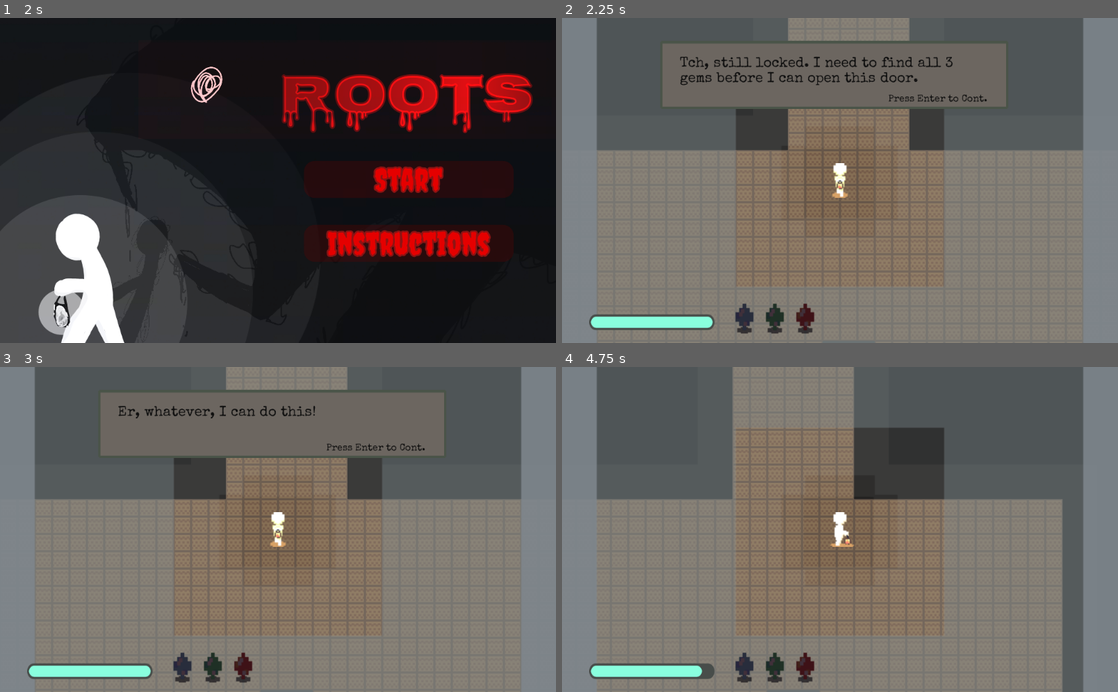
Above: before the commit, frames 1-4 (two rows, left to right).
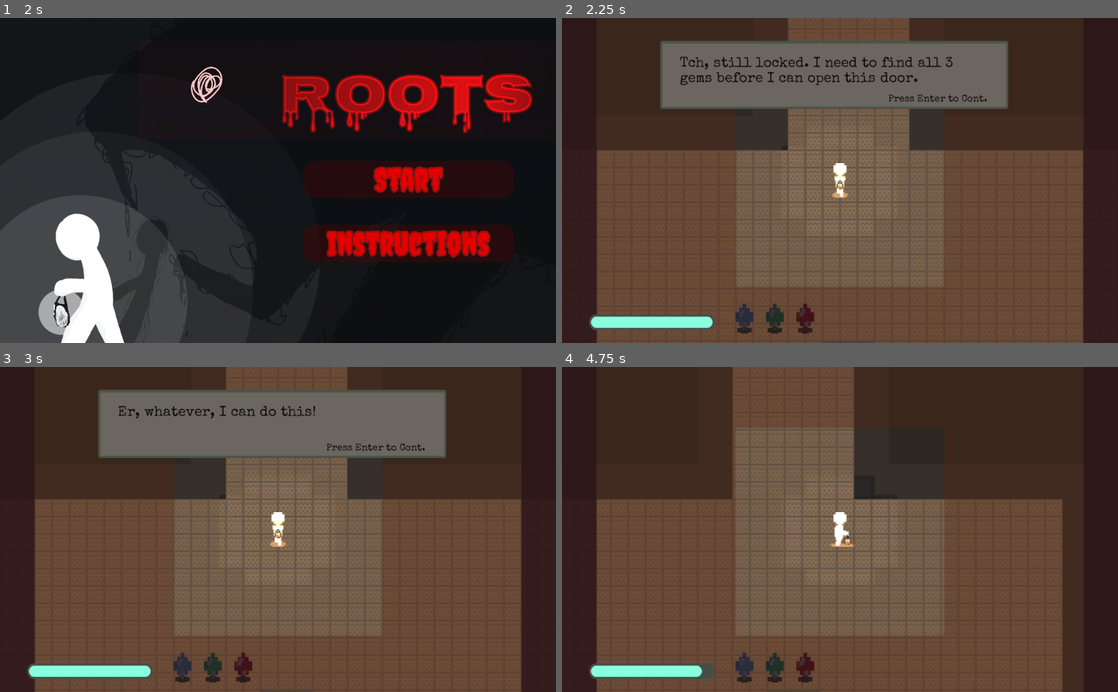
Above: after the commit, the same moments.

Repository: TheRealGecko/Roots
Game: Godot game, scene res://menu.tscn
The game is run twice, just before and just after one commit, with the same random seed, the same clock (stepped at 60 frames per second) and the same inputs. Before the commit the project has no main scene; this scene is started directly in both runs.
Inputs (mouse positions are in pixels of both pictures, inside the frame that each line leads up to):
- Up to frame 1 (2 s): click "Instructions" at 0.5 s; click "Menu" at 1.25 s
- Up to frame 2 (2.25 s): click "Start" at 2 s
- Up to frame 3 (3 s): tap Enter (enter) at 2.75, 2.85 s; move the mouse to (400, 513) at 2.77 s; hold Right (right_arrow) from 2.78 s (still down)
- Up to frame 4 (4.75 s): tap Enter (enter) at 3.5, 3.6, 4.25, 4.55 s; move the mouse to (728, 545) at 3.52 s; release Right (right_arrow) at 3.53 s; hold Down (down_arrow) 3.53-4.28 s; move the mouse to (895, 458) at 4.27 s; hold Right (right_arrow) from 4.28 s (still down); hold Shift (shift) from 4.28 s (still down)

Frame 1 is identical in both runs. In frame 2, 70% of the frame differs, in the area x 0-100%, y 0-100%; in frame 3, 70%; in frame 4, 81%.

Commit message:
final maybe

Diff:
--- a/Beaver.gd
+++ b/Beaver.gd
@@ -67,7 +67,7 @@
 		speed = 210
 		body.get_node("Thing/Coming").color = Color(0.23, 0.06, 0.06, 0.4)
 		body.get_node("Audio").pitch_scale = 0.7
-		body.get_node("Audio").volume_db = -6.5
+		body.get_node("Audio").volume_db = 0
 		body.get_node("Heart").playing = true
 
 
@@ -76,6 +76,6 @@
 	if body.name == "Player":
 		speed = 100
 		body.get_node("Thing/Coming").color = Color(0.23, 0.06, 0.06, 0)
-		body.get_node("Audio").pitch_scale = 0.83
-		body.get_node("Audio").volume_db = -1.5
+		body.get_node("Audio").pitch_scale = 3
+		body.get_node("Audio").volume_db = 1
 		body.get_node("Heart").playing = false
--- a/Game.tscn
+++ b/Game.tscn
@@ -14,6 +14,7 @@
 [ext_resource path="res://res/door.png" type="Texture" id=12]
 [ext_resource path="res://res/carpet.png" type="Texture" id=13]
 [ext_resource path="res://Dialogue.tscn" type="PackedScene" id=14]
+[ext_resource path="res://res/roots.png" type="Texture" id=15]
 
 [sub_resource type="NavigationPolygon" id=3]
 vertices = PoolVector2Array( 0, 0, 32, 0, 32, 32, 0, 32 )
@@ -241,7 +242,21 @@
 cell_size = Vector2( 32, 32 )
 bake_navigation = true
 format = 1
-tile_data = PoolIntArray( -4653032, 3, 0, -4653031, 3, 0, -4 …(15816 unchanged characters)… 2895, 3, 0, 1703935, 3, 0, 1769471, 3, 0, 1835006, 3, 0, 1900542, 3, 0 )
+tile_data = PoolIntArray( -4653032, 3, 0, -4653031, 3, 0, -4 …(15816 unchanged characters)… 2895, 3, 0, 1703935, 3, 0, 1769471, 3, 0 )
+
+[node name="Player" parent="." instance=ExtResource( 1 )]
+position = Vector2( 512, 368 )
+
+[node name="Dialogue" parent="Player" instance=ExtResource( 14 )]
+position = Vector2( -256, -179 )
+scale = Vector2( 0.5, 0.5 )
+
+[node name="AudioStreamPlayer2D" type="AudioStreamPlayer2D" parent="Player"]
+volume_db = -22.545
+
+[node name="Beaver" parent="." instance=ExtResource( 5 )]
+position = Vector2( 1552, -672 )
+scale = Vector2( 2, 2 )
 
 [node name="Door" type="Sprite" parent="."]
 position = Vector2( 528, 776 )
@@ -252,17 +267,6 @@
 [node name="CollisionShape2D" type="CollisionShape2D" parent="Door/Door2D"]
 position = Vector2( 0, 8 )
 shape = SubResource( 18 )
-
-[node name="Player" parent="." instance=ExtResource( 1 )]
-position = Vector2( 512, 368 )
-
-[node name="Dialogue" parent="Player" instance=ExtResource( 14 )]
-position = Vector2( -256, -179 )
-scale = Vector2( 0.5, 0.5 )
-
-[node name="Beaver" parent="." instance=ExtResource( 5 )]
-position = Vector2( 1552, -672 )
-scale = Vector2( 2, 2 )
 
 [node name="Foreground" type="TileMap" parent="."]
 position = Vector2( 0, -8 )
@@ -281,6 +285,7 @@
 position = Vector2( -584, -1128 )
 frames = SubResource( 7 )
 animation = "idle"
+frame = 1
 speed_scale = 0.5
 playing = true
 
@@ -293,25 +298,29 @@
 position = Vector2( 184, -2032 )
 frames = SubResource( 10 )
 animation = "idle"
+speed_scale = 0.5
+playing = true
+
+[node name="Green2D" type="Area2D" parent="Green"]
+
+[node name="CollisionShape2D" type="CollisionShape2D" parent="Green/Green2D"]
+shape = SubResource( 15 )
+
+[node name="Red" type="AnimatedSprite" parent="."]
+position = Vector2( 2000, -264 )
+frames = SubResource( 13 )
 frame = 1
 speed_scale = 0.5
 playing = true
 
-[node name="Green2D" type="Area2D" parent="Green"]
-
-[node name="CollisionShape2D" type="CollisionShape2D" parent="Green/Green2D"]
-shape = SubResource( 15 )
-
-[node name="Red" type="AnimatedSprite" parent="."]
-position = Vector2( 2000, -264 )
-frames = SubResource( 13 )
-speed_scale = 0.5
-playing = true
-
 [node name="Red2D" type="Area2D" parent="Red"]
 
 [node name="CollisionShape2D" type="CollisionShape2D" parent="Red/Red2D"]
 shape = SubResource( 16 )
+
+[node name="Sprite" type="Sprite" parent="."]
+position = Vector2( 528, 888 )
+texture = ExtResource( 15 )
 
 [connection signal="body_entered" from="Door/Door2D" to="Player" method="_on_Door2D_body_entered"]
 [connection signal="body_entered" from="Door/Door2D" to="Player/Dialogue" method="_on_Door2D_body_entered"]
--- a/GameOver.gd
+++ b/GameOver.gd
@@ -11,6 +11,7 @@
 
 func _ready():
 	$Sprite.modulate = Color(0,0,0)
+	$AudioStreamPlayer2D.play()
 	yield(get_tree().create_timer(0.5), "timeout")
 	go = true
 
--- a/GameOver.tscn
+++ b/GameOver.tscn
@@ -1,7 +1,8 @@
-[gd_scene load_steps=3 format=2]
+[gd_scene load_steps=4 format=2]
 
 [ext_resource path="res://res/game_over.png" type="Texture" id=1]
 [ext_resource path="res://GameOver.gd" type="Script" id=2]
+[ext_resource path="res://music/scream.mp3" type="AudioStream" id=3]
 
 [node name="Node2D" type="Node2D"]
 script = ExtResource( 2 )
@@ -10,3 +11,7 @@
 modulate = Color( 0, 0, 0, 1 )
 position = Vector2( 512, 300 )
 texture = ExtResource( 1 )
+
+[node name="AudioStreamPlayer2D" type="AudioStreamPlayer2D" parent="."]
+stream = ExtResource( 3 )
+attenuation = 5.46416
--- a/Player.gd
+++ b/Player.gd
@@ -33,7 +33,6 @@
 
 	$Audio.playing = true
 	$Audio.pitch_scale = 0.83
-	$Audio.volume_db = -0.5
 
 	$Thing.visible = true
 	$fog.visible = true
@@ -96,19 +95,20 @@
 	get_parent().get_node("Blue").queue_free()
 	$Bar/Blue.modulate = Color(1, 1, 1)
 	gemAmt += 1
+	$AudioStreamPlayer2D.play()
 
 
 func _on_Green2D_body_entered(body):
 	get_parent().get_node("Green").queue_free()
 	$Bar/Green.modulate = Color(1, 1, 1)
 	gemAmt += 1
-
+	$AudioStreamPlayer2D.play()
 
 func _on_Red2D_body_entered(body):
 	get_parent().get_node("Red").queue_free()
 	$Bar/Red.modulate = Color(1, 1, 1)
 	gemAmt += 1
-
+	$AudioStreamPlayer2D.play()
 
 func _on_Door2D_body_entered(body):
 	if gemAmt == 3:
--- a/Player.tscn
+++ b/Player.tscn
@@ -190,3 +190,4 @@
 
 [node name="Audio" type="AudioStreamPlayer2D" parent="."]
 stream = ExtResource( 8 )
+volume_db = 1.0
--- a/Win.gd
+++ b/Win.gd
@@ -6,6 +6,7 @@
 
 func _ready():
 	$Sprite.modulate = Color(0,0,0)
+	$AudioStreamPlayer2D.play()
 	yield(get_tree().create_timer(0.5), "timeout")
 	go = true
 
--- a/Win.tscn
+++ b/Win.tscn
@@ -1,7 +1,8 @@
-[gd_scene load_steps=3 format=2]
+[gd_scene load_steps=4 format=2]
 
 [ext_resource path="res://res/win.png" type="Texture" id=1]
 [ext_resource path="res://Win.gd" type="Script" id=2]
+[ext_resource path="res://music/win.wav" type="AudioStream" id=3]
 
 [node name="Win" type="Node2D"]
 script = ExtResource( 2 )
@@ -9,3 +10,6 @@
 [node name="Sprite" type="Sprite" parent="."]
 position = Vector2( 512, 300 )
 texture = ExtResource( 1 )
+
+[node name="AudioStreamPlayer2D" type="AudioStreamPlayer2D" parent="."]
+stream = ExtResource( 3 )
--- a/instructions.tscn
+++ b/instructions.tscn
@@ -94,12 +94,12 @@
 [node name="AudioStreamPlayer2D" type="AudioStreamPlayer2D" parent="."]
 position = Vector2( 536, 488 )
 stream = ExtResource( 9 )
-volume_db = 24.0
+volume_db = 1.875
 autoplay = true
 
 [node name="hitsound" type="AudioStreamPlayer2D" parent="."]
 stream = ExtResource( 8 )
-volume_db = 6.0
+volume_db = 2.283
 pitch_scale = 3.0
 
 [node name="ColorRect" type="ColorRect" parent="."]
--- a/menu.tscn
+++ b/menu.tscn
@@ -85,12 +85,12 @@
 
 [node name="AudioStreamPlayer2D" type="AudioStreamPlayer2D" parent="."]
 stream = ExtResource( 6 )
-volume_db = 16.0
+volume_db = 1.275
 autoplay = true
 
 [node name="hitsound" type="AudioStreamPlayer2D" parent="."]
 stream = ExtResource( 7 )
-volume_db = 6.0
+volume_db = 2.319
 pitch_scale = 3.0
 
 [node name="TextureRect" type="TextureRect" parent="."]
--- a/project.godot
+++ b/project.godot
@@ -11,7 +11,12 @@
 [application]
 
 config/name="Thing"
+run/main_scene="res://menu.tscn"
 config/icon="res://icon.png"
+
+[display]
+
+window/size/resizable=false
 
 [gui]
 
Not shown: 1 places in Game.tscn that only renumber resources
Not shown, added: music/scream.mp3.import
Not shown, added: music/win.wav.import
Not shown, added: music/yay.mp3.import
Binary file changed: res/fog.png
Binary file changed: res/roots.png
Binary file added: res/thumbnail.png
Not shown, added: res/thumbnail.png.import
Not shown, changed: music/mall.mp3
Not shown, added: music/scream.mp3
Not shown, added: music/win.wav
Not shown, added: music/yay.mp3
